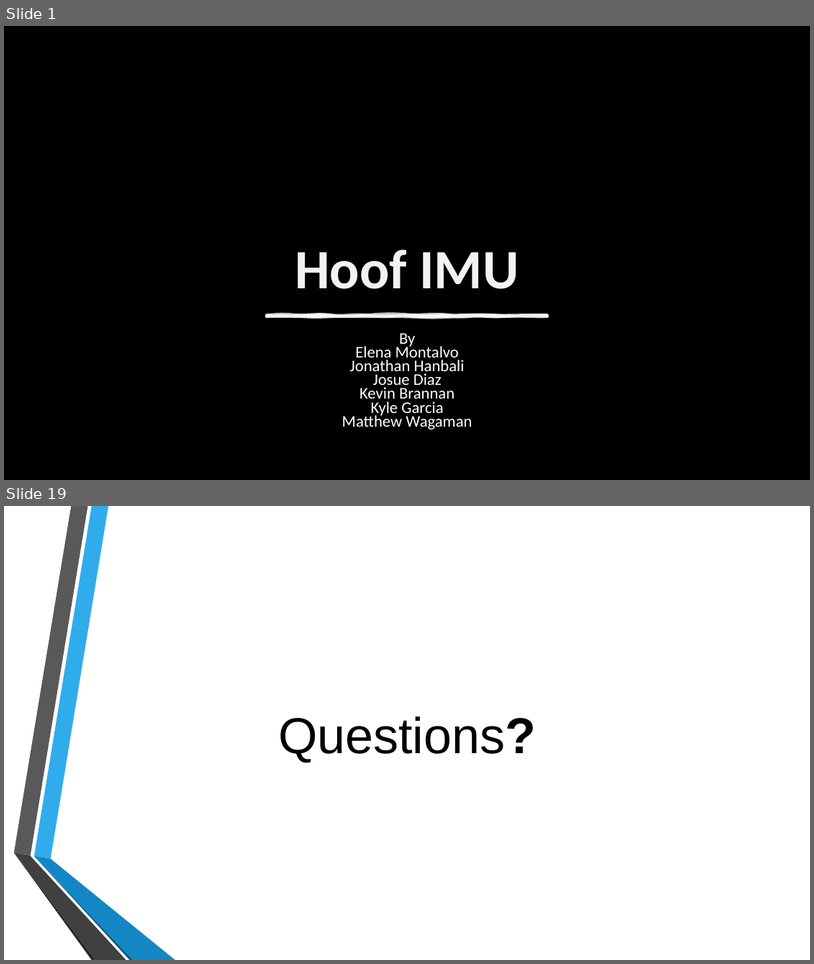
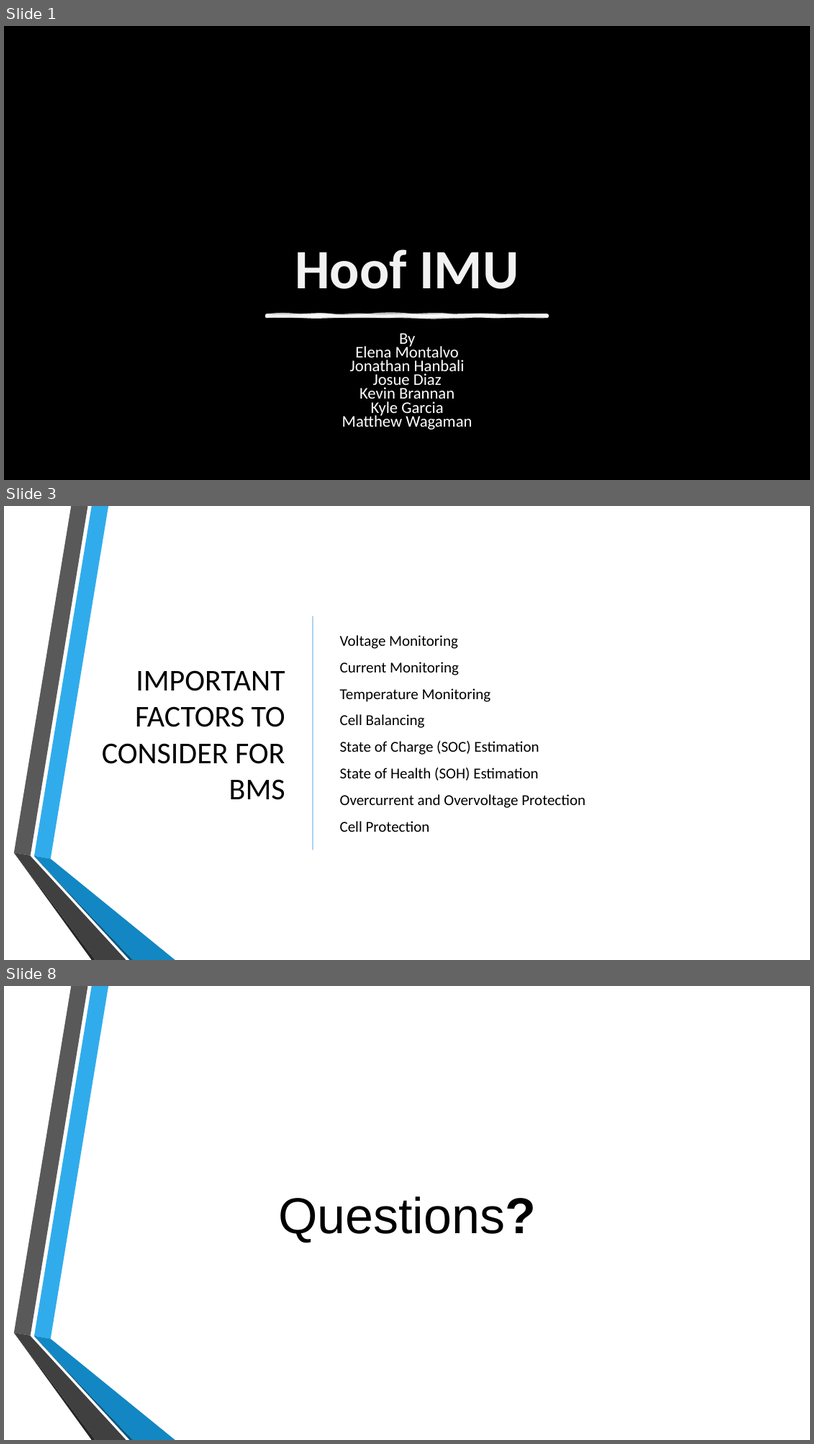
Before and after one commit to kyobg/HOOF-IMU, a slide deck: SDP_Summer_Progress.pptx. Shown one above the other, each under a label of ours: slides 1 and 19 before the commit, slides 1, 3 and 8 after it; the slides between them are not shown. The pictures are 814x964 and 814x1444 pixels, drawn with LibreOffice and Linux fonts; fonts in the diff are those of the drawing; background and template pictures are left out. Boxes give left, top, right and bottom in pixels: in the first picture for what was removed or moved away, otherwise in the second. Text is boxed around its words. In the diff, an @@ line names an element or a change of style, - is before the commit and + after.

```diff
--- a/SDP_Summer_Progress.pptx
+++ b/SDP_Summer_Progress.pptx
@@ slide 3 added at <box>4,506,810,960</box>, background picture (left out); not listed: 6 template elements that a slide beside it also shows @@
@@ line added from (313, 616) to (313, 849), #AED2F4 1.5 pt @@
@@ text added at <box>340,635,586,831</box>, 18 pt, text #000000 @@
+Voltage Monitoring
+Current Monitoring
+Temperature Monitoring
+Cell Balancing
+State of Charge (SOC) Estimation
+State of Health (SOH) Estimation
+Overcurrent and Overvoltage Protection
+Cell Protection
@@ text added at <box>102,670,286,800</box>, 36 pt, text #000000 @@
+IMPORTANT FACTORS TO CONSIDER FOR BMS
@@ what was slide 19 is now slide 8 @@
```
Also in this commit, not shown: 1 slide changed, 4 other slides added, 16 slides removed, 5 other files.
